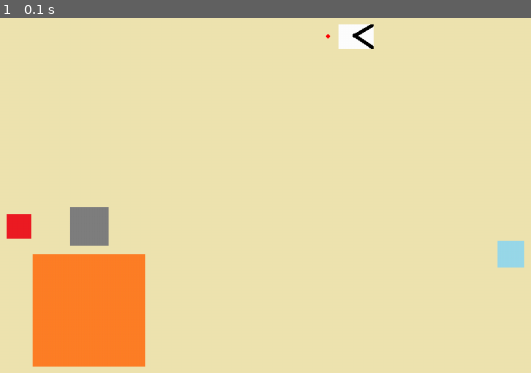
Above: before the commit, frame 1.
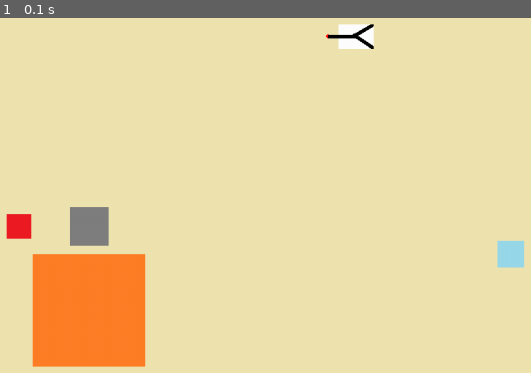
Above: after the commit, the same moment.

Repository: kjs2109/gold_mining_pygame
Game: pygame game, started from nadocoding_pygame.py
The game is run twice, just before and just after one commit, with the same random seed, the same clock (stepped at 60 frames per second) and the same inputs.
Inputs:
- Up to frame 1 (0.1 s): no input

The runs differ from the first frame. In frame 1, less than 0.1% of the frame differs, in the area x 61-68%, y 4-6%.

Commit message:
7_claw_line

Diff:
--- a/nadocoding_pygame.py
+++ b/nadocoding_pygame.py
@@ -1,4 +1,4 @@
-# 집게를 어느 지점(pivot, 중심점)으로부터 떨어트켜서 배치하는 것
+# pivot으로 부터 집게까지 직선 그리기
 import pygame
 import os
 
@@ -18,6 +18,7 @@
     def draw(self, screen):
         screen.blit(self.image, self.rect)
         pygame.draw.circle(screen, RED, self.position, 3) # 중심점 표시
+        pygame.draw.line(screen, BLACK, self.position, self.rect.center, 5) # ***
 
 # 보석 클래스
 class Gemstone(pygame.sprite.Sprite):
@@ -53,6 +54,7 @@
 
 # 색 변수
 RED = (255, 0, 0)
+BLACK = (0, 0, 0)
 
 # 현재, 이미지 경로
 # 이렇게 해주면 게임의 파일 위치가 바껴도 현재위치를 계속 불러올 수 있다.
